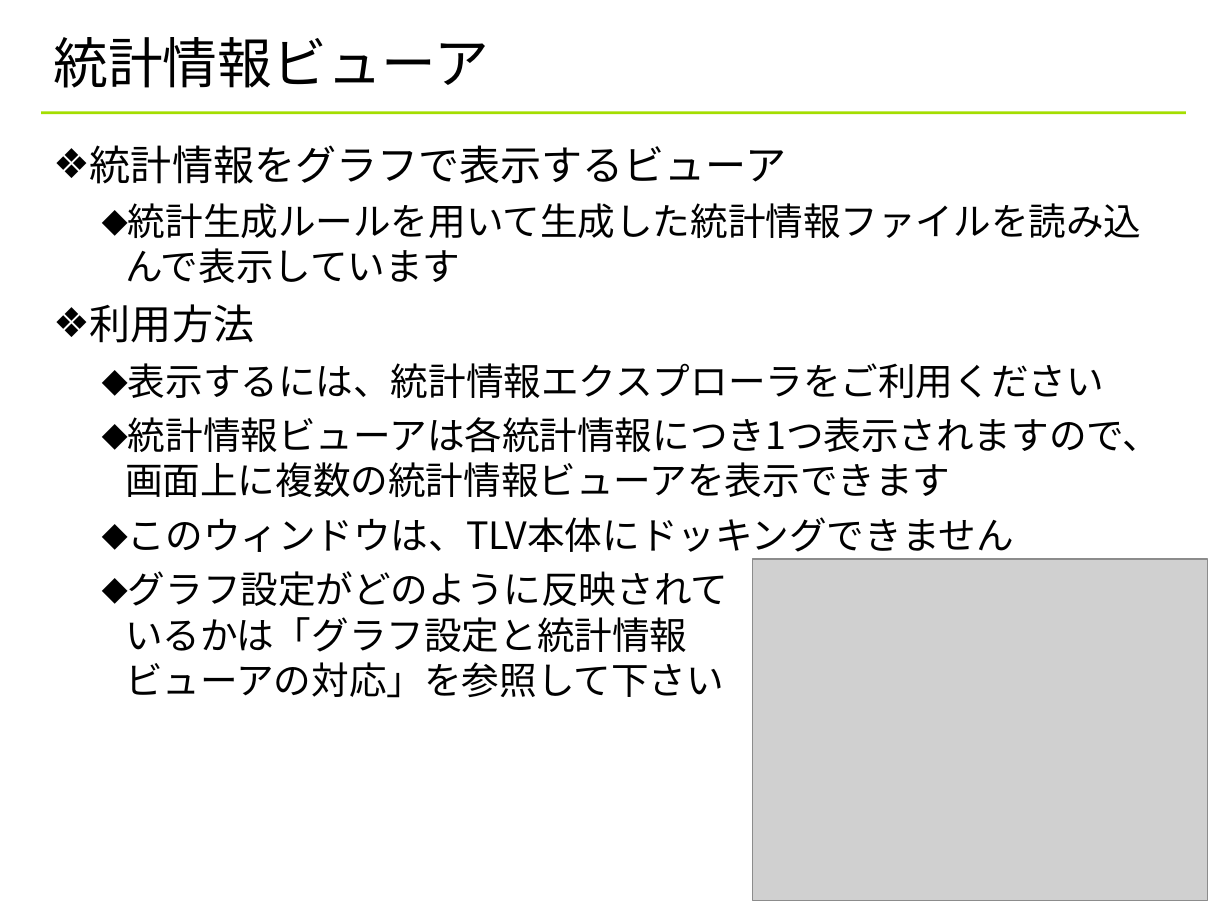
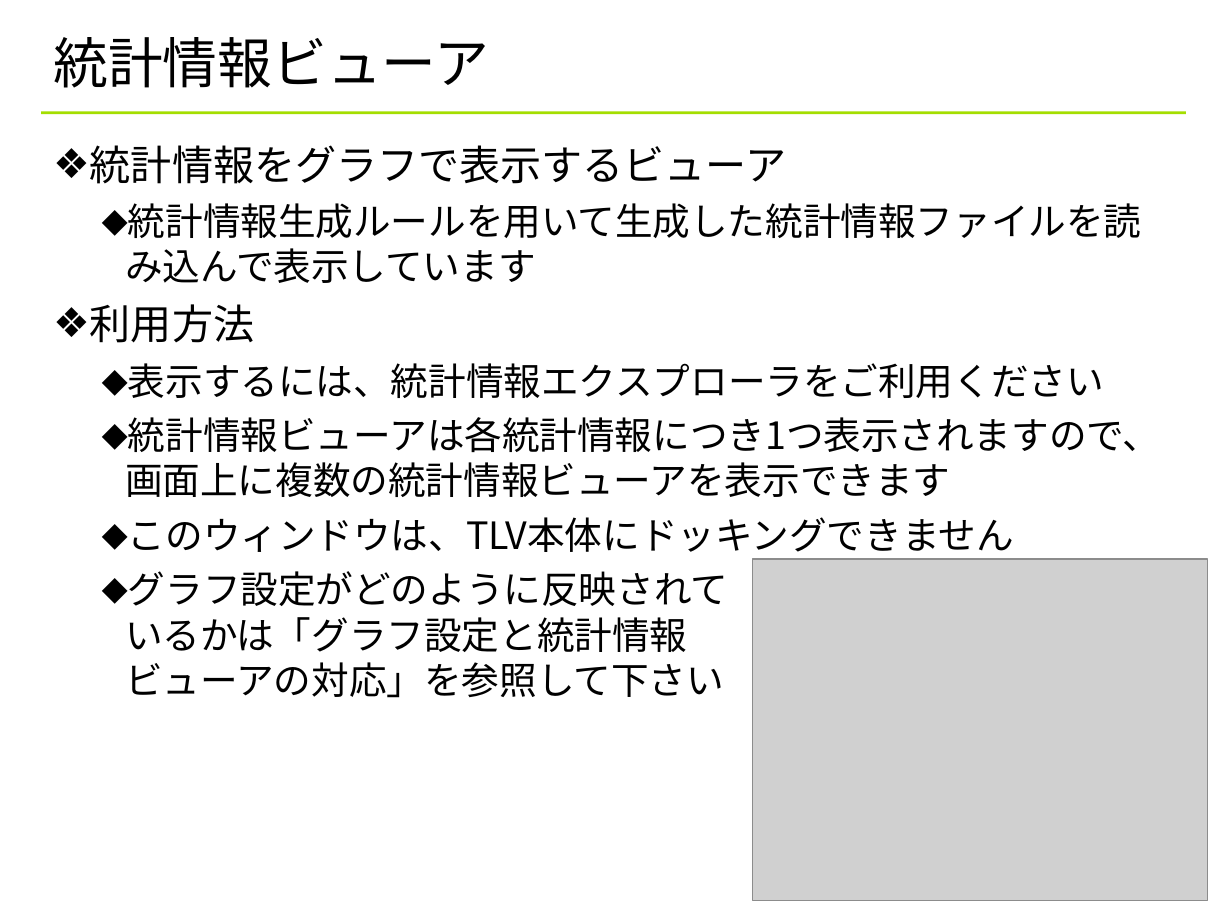
Before and after one commit to YixiaoLi/tlv4mc, a slide deck: slide 10 of doc/statistics_viewer_manual.ppt. Drawn at 1232x924 pixels with LibreOffice and Linux fonts; fonts in the diff are those of the drawing; grey boxes stand for pictures; background and template pictures are left out. Boxes give left, top, right and bottom in pixels: in the first picture for what was removed or moved away, otherwise in the second. Text is boxed around its words. In the diff, an @@ line names an element or a change of style, - is before the commit and + after.

Commit message:
名前変更：統計生成ルール→統計情報生成ルール ファイル構成の修正

```diff
--- a/doc/statistics_viewer_manual.ppt
+++ b/doc/statistics_viewer_manual.ppt
@@ text at (x1=125, y1=203, x2=1141, y2=283): text changed @@
-  ⬥ 統計生成ルールを用いて生成した統計情報ファイルを読み込んで表示しています
+  ⬥ 統計情報生成ルールを用いて生成した統計情報ファイルを読み込んで表示しています
```
Also in this commit, not shown: 15 other slides changed, 1 other file.
